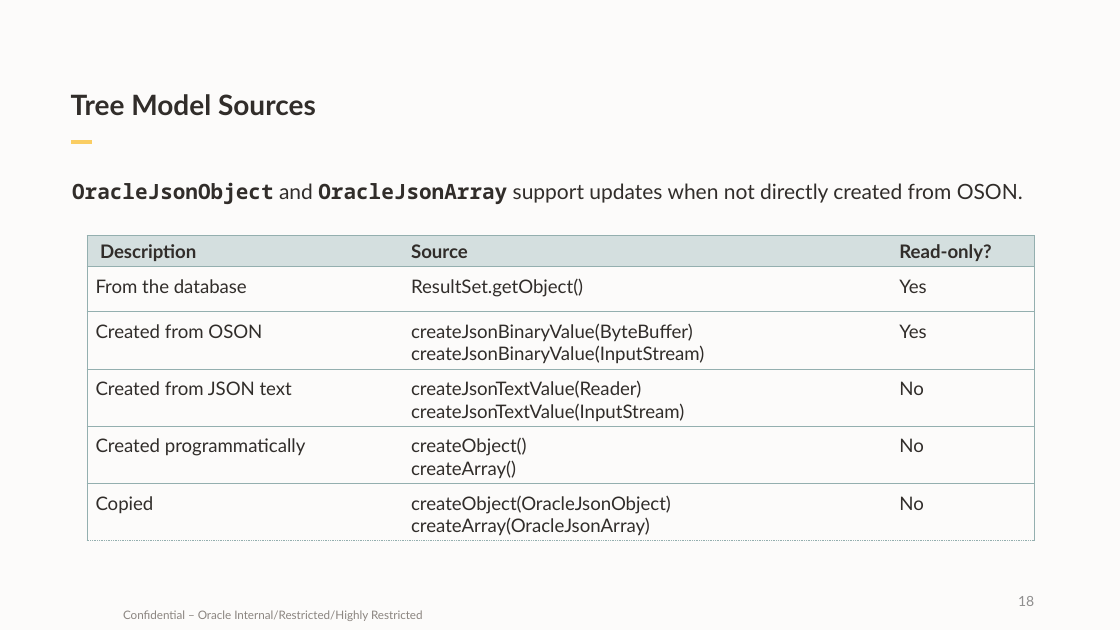
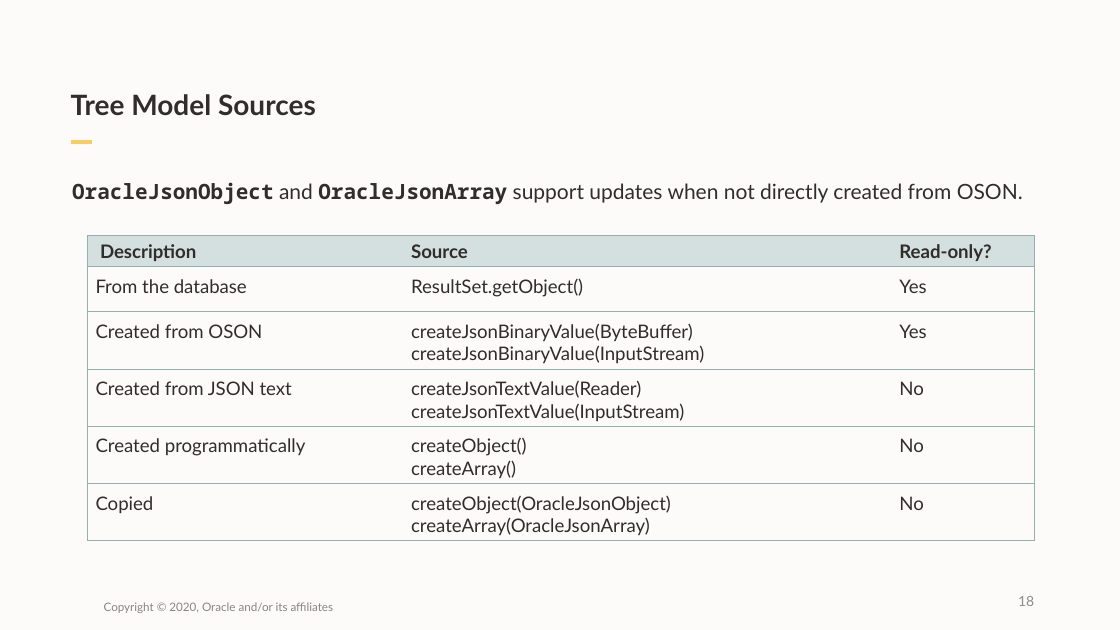
Before and after one commit to oracle/json-in-db, a slide deck: slide 18 of Presentations/jdbc-json.pptx. Drawn at 1120x630 pixels with LibreOffice and Linux fonts; fonts in the diff are those of the drawing; background and template pictures are left out. Boxes give left, top, right and bottom in pixels: in the first picture for what was removed or moved away, otherwise in the second. Text is boxed around its words. In the diff, an @@ line names an element or a change of style, - is before the commit and + after.

```diff
--- a/Presentations/jdbc-json.pptx
+++ b/Presentations/jdbc-json.pptx
@@ text added at box(104, 602, 334, 613), 10 pt, text #8B8580 @@
+Copyright © 2020, Oracle and/or its affiliates
@@ text removed at box(123, 610, 423, 621) @@
-Confidential – Oracle Internal/Restricted/Highly Restricted
```
Also in this commit, not shown: 24 other slides changed.
